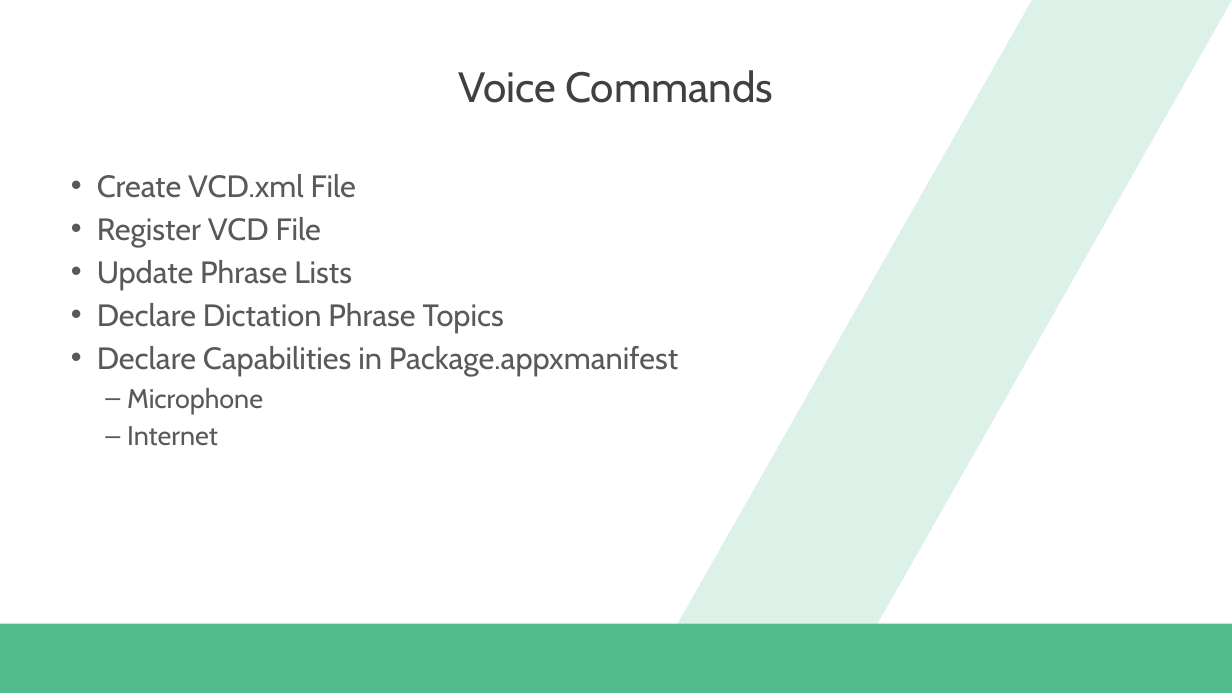
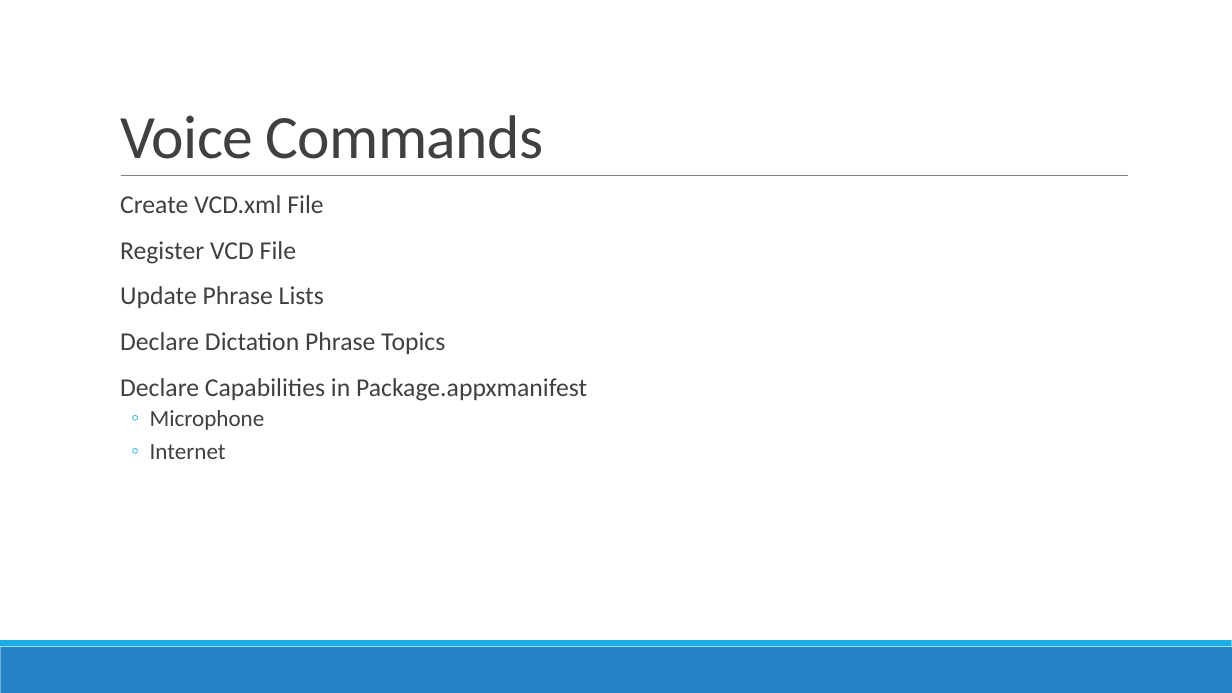
Before and after one commit to dannydwarren/Cortana-Location-UWP, a slide deck: slide 8 of Hey Cortana, Where Am I.pptx (slide 11 before the commit). Drawn at 1232x693 pixels with LibreOffice and Linux fonts; fonts in the diff are those of the drawing; background and template pictures are left out. Boxes give left, top, right and bottom in pixels: in the first picture for what was removed or moved away, otherwise in the second. Text is boxed around its words. In the diff, an @@ line names an element or a change of style, - is before the commit and + after.

```diff
--- a/Hey Cortana, Where Am I.pptx
+++ b/Hey Cortana, Where Am I.pptx
@@ title "Voice Commands": place and size @@
-title "Voice Commands" at (458,70,773,103)
+title "Voice Commands" at (120,115,543,159)
@@ title "Voice Commands" at (120,115,543,159): size 33 to 48 pt, font Cabin to Calibri, letter spacing 0 to -0.5 pt; alignment centre to left; line spacing 1 to 0.85; vertical alignment middle to bottom @@
@@ parallelogram removed at (677,0,1232,624) @@
@@ line added from (121, 176) to (1128, 176), #808080 0.5 pt @@
@@ text "Create VCD.xml File": place and size @@
-text "Create VCD.xml File" at (97,174,678,446)
+text "Create VCD.xml File" at (120,195,587,459)
@@ text "Create VCD.xml File" at (120,195,587,459): size 24 to 20 pt in "Create VCD.xml File", "Register VCD File", "Update Phrase Lists", "Declare Dictation Phrase Topics" and 1 more places; font Cabin to Calibri, text colour #595959 to #404040; size 21 to 18 pt in "Microphone", "Internet"; bullet • to  ; line spacing 1 to 0.9; more space between paragraphs; bullet – to ◦ @@
@@ rectangle: place and size @@
-rectangle at (0,624,1232,693)
+rectangle at (0,647,1232,693)
@@ rectangle at (0,647,1232,693): fill #53BC8D to #2683C6 @@
@@ rectangle added at (0,640,1232,647), fill #1CADE4 @@
```
Also in this commit, not shown: 16 other slides changed, 6 slides added, 3 slides removed.
